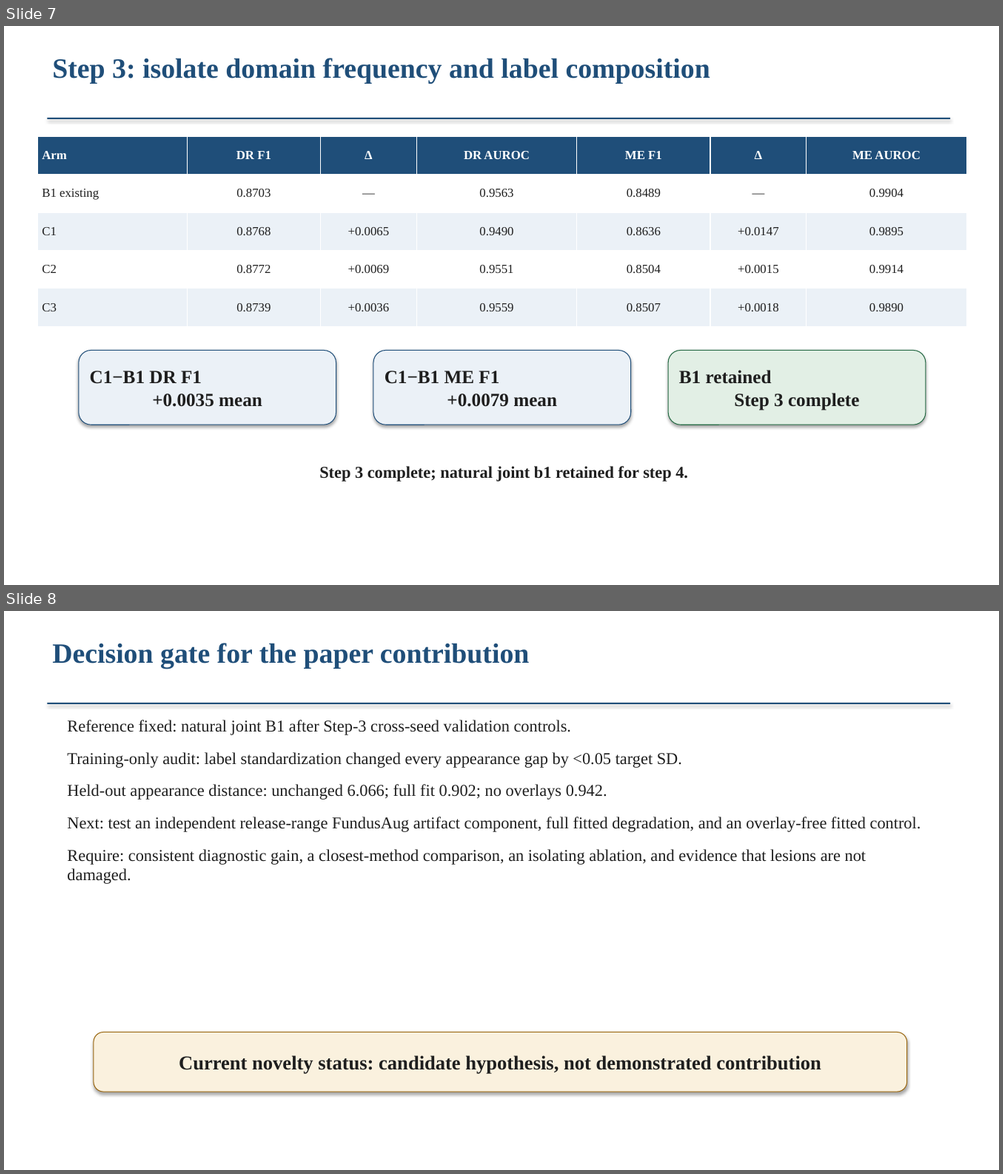
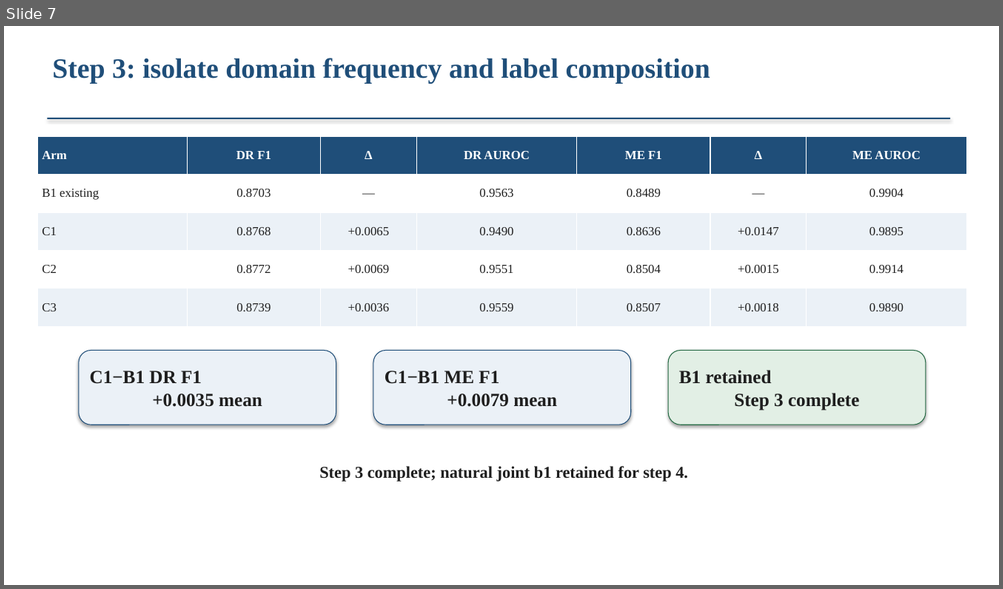
Before and after one commit to Sahith59/brset-convnextv2, a slide deck: research/codex/reports/BRSET_mBRSET_Research_Update.pptx. Shown one above the other, each under a label of ours: slides 7 and 8 before the commit, slide 7 after it. The pictures are 1003x1174 and 1003x589 pixels, drawn with LibreOffice and Linux fonts; fonts in the diff are those of the drawing. Boxes give left, top, right and bottom in pixels: in the first picture for what was removed or moved away, otherwise in the second. Text is boxed around its words. In the diff, an @@ line names an element or a change of style, - is before the commit and + after.

Commit message:
Record Step 4 seed zero augmentation results

```diff
--- a/research/codex/reports/BRSET_mBRSET_Research_Update.pptx
+++ b/research/codex/reports/BRSET_mBRSET_Research_Update.pptx
@@ slide 8 removed at [4, 611, 999, 1170], background #FFFFFF @@
@@ text removed at [52, 643, 529, 669] @@
-Decision gate for the paper contribution
@@ rectangle removed at [47, 703, 950, 704] @@
@@ text removed at [67, 720, 921, 884] @@
-Reference fixed: natural joint B1 after Step-3 cross-seed validation controls.
-Training-only audit: label standardization changed every appearance gap by <0.05 target SD.
-Held-out appearance distance: unchanged 6.066; full fit 0.902; no overlays 0.942.
-Next: test an independent release-range FundusAug artifact component, full fitted degradation, and an overlay-free fitted control.
-Require: consistent diagnostic gain, a closest-method comparison, an isolating ablation, and evidence that lesions are not damaged.
@@ rounded rectangle removed at [94, 1033, 907, 1092] @@
-Current novelty status: candidate hypothesis, not demonstrated contribution
```
Also in this commit, not shown: 2 slides changed, 1 slide added, 13 other files.
